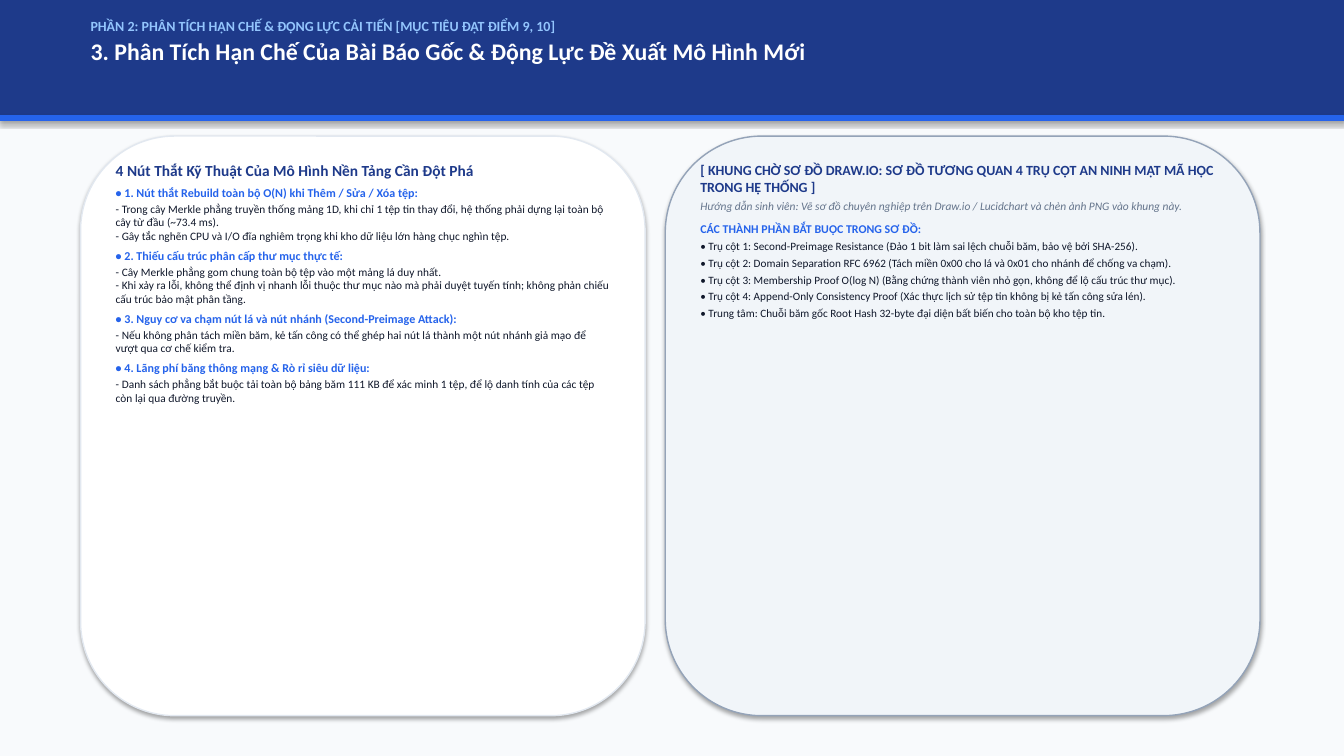
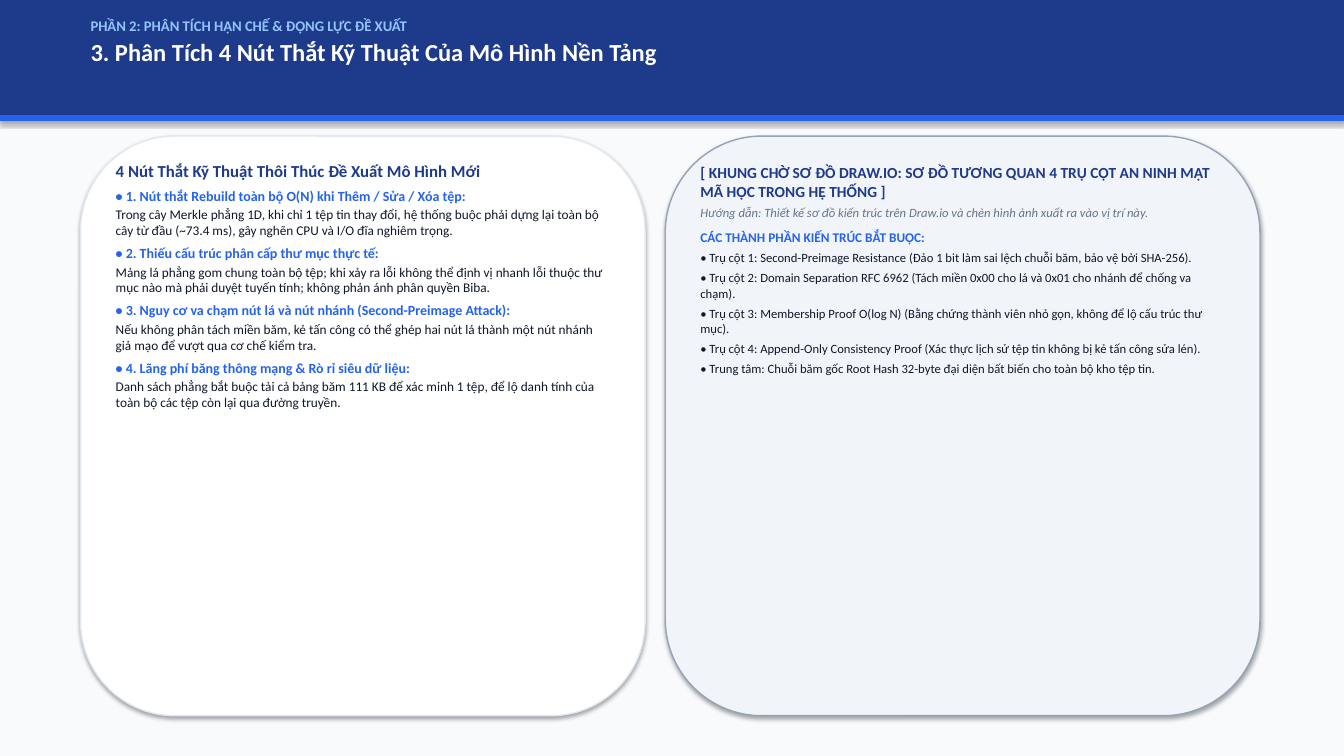
Before and after one commit to kietvo5924/ATBMHTTT_DT005_FileIntegrity, a slide deck: slide 4 of docs/Bao_Cao_Giua_Ky_DT05.pptx. Drawn at 1344x756 pixels with LibreOffice and Linux fonts; fonts in the diff are those of the drawing. Boxes give left, top, right and bottom in pixels: in the first picture for what was removed or moved away, otherwise in the second. Text is boxed around its words. In the diff, an @@ line names an element or a change of style, - is before the commit and + after.

Commit message:
style(slides,script): remove explicit grading point tags, enlarge font sizes, streamline bullet text, and integrate realistic terminal console logs

```diff
--- a/docs/Bao_Cao_Giua_Ky_DT05.pptx
+++ b/docs/Bao_Cao_Giua_Ky_DT05.pptx
@@ text at <box>91,19,656,66</box>: text changed; size 10 to 17.5 pt; text colour #93C5FD to #FFFFFF @@
-PHẦN 2: PHÂN TÍCH HẠN CHẾ & ĐỘNG LỰC CẢI TIẾN [MỤC TIÊU ĐẠT ĐIỂM 9, 10]
-3. Phân Tích Hạn Chế Của Bài Báo Gốc & Động Lực Đề Xuất Mô Hình Mới
+PHẦN 2: PHÂN TÍCH HẠN CHẾ & ĐỘNG LỰC ĐỀ XUẤT
+3. Phân Tích 4 Nút Thắt Kỹ Thuật Của Mô Hình Nền Tảng
@@ text at <box>116,164,480,180</box>: text changed; size 11 to 12 pt @@
-4 Nút Thắt Kỹ Thuật Của Mô Hình Nền Tảng Cần Đột Phá
+4 Nút Thắt Kỹ Thuật Thôi Thúc Đề Xuất Mô Hình Mới
@@ text at <box>700,165,1209,375</box>: size 10 to 11 pt in "[ KHUNG CHỜ SƠ ĐỒ DRAW.IO: SƠ ..."; size 8 to 9 pt in "• Trụ cột 1: Second-Preimage Resistance (Đảo ...", "• Trụ cột 2: Domain Separation RFC ...", "• Trụ cột 3: Membership Proof O(log ...", "• Trụ cột 4: Append-Only Consistency Proof ..." and 1 more places; more space between paragraphs @@
@@ text at <box>116,208,599,238</box>: text changed; size 8.1 to 9.5 pt @@
-- Trong cây Merkle phẳng truyền thống mảng 1D, khi chỉ 1 tệp tin thay đổi, hệ thống phải dựng lại toàn bộ cây từ đầu (~73.4 ms).
-- Gây tắc nghẽn CPU và I/O đĩa nghiêm trọng khi kho dữ liệu lớn hàng chục nghìn tệp.
+Trong cây Merkle phẳng 1D, khi chỉ 1 tệp tin thay đổi, hệ thống buộc phải dựng lại toàn bộ cây từ đầu (~73.4 ms), gây nghẽn CPU và I/O đĩa nghiêm trọng.
@@ text at <box>126,189,511,376</box>: size 8.6 to 10 pt in "• 1. Nút thắt Rebuild toàn bộ ...", "• 2. Thiếu cấu trúc phân cấp ...", "• 3. Nguy cơ va chạm nút ...", "• 4. Lãng phí băng thông mạng ..." @@
@@ text at <box>700,207,1148,219</box>: text changed; size 8.2 to 9 pt @@
-Hướng dẫn sinh viên: Vẽ sơ đồ chuyên nghiệp trên Draw.io / Lucidchart và chèn ảnh PNG vào khung này.
-CÁC THÀNH PHẦN BẮT BUỘC TRONG SƠ ĐỒ:
+Hướng dẫn: Thiết kế sơ đồ kiến trúc trên Draw.io và chèn hình ảnh xuất ra vào vị trí này.
+CÁC THÀNH PHẦN KIẾN TRÚC BẮT BUỘC:
@@ text at <box>116,266,602,295</box>: text changed; size 8.1 to 9.5 pt @@
-- Cây Merkle phẳng gom chung toàn bộ tệp vào một mảng lá duy nhất.
-- Khi xảy ra lỗi, không thể định vị nhanh lỗi thuộc thư mục nào mà phải duyệt tuyến tính; không phản chiếu cấu trúc bảo mật phân tầng.
+Mảng lá phẳng gom chung toàn bộ tệp; khi xảy ra lỗi không thể định vị nhanh lỗi thuộc thư mục nào mà phải duyệt tuyến tính; không phản ánh phân quyền Biba.
@@ text at <box>116,323,593,353</box>: text changed; size 8.1 to 9.5 pt @@
-- Nếu không phân tách miền băm, kẻ tấn công có thể ghép hai nút lá thành một nút nhánh giả mạo để vượt qua cơ chế kiểm tra.
+Nếu không phân tách miền băm, kẻ tấn công có thể ghép hai nút lá thành một nút nhánh giả mạo để vượt qua cơ chế kiểm tra.
@@ text at <box>116,380,594,410</box>: text changed; size 8.1 to 9.5 pt @@
-- Danh sách phẳng bắt buộc tải toàn bộ bảng băm 111 KB để xác minh 1 tệp, để lộ danh tính của các tệp còn lại qua đường truyền.
+Danh sách phẳng bắt buộc tải cả bảng băm 111 KB để xác minh 1 tệp, để lộ danh tính của toàn bộ các tệp còn lại qua đường truyền.
```
Also in this commit, not shown: 15 other slides changed, 3 other files.
